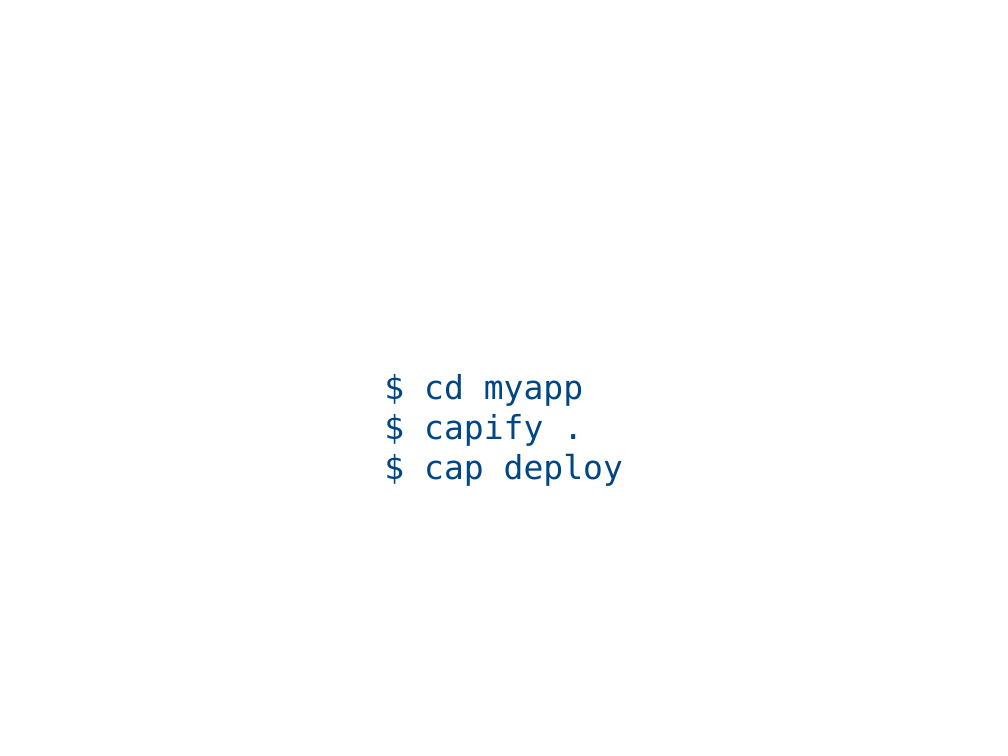
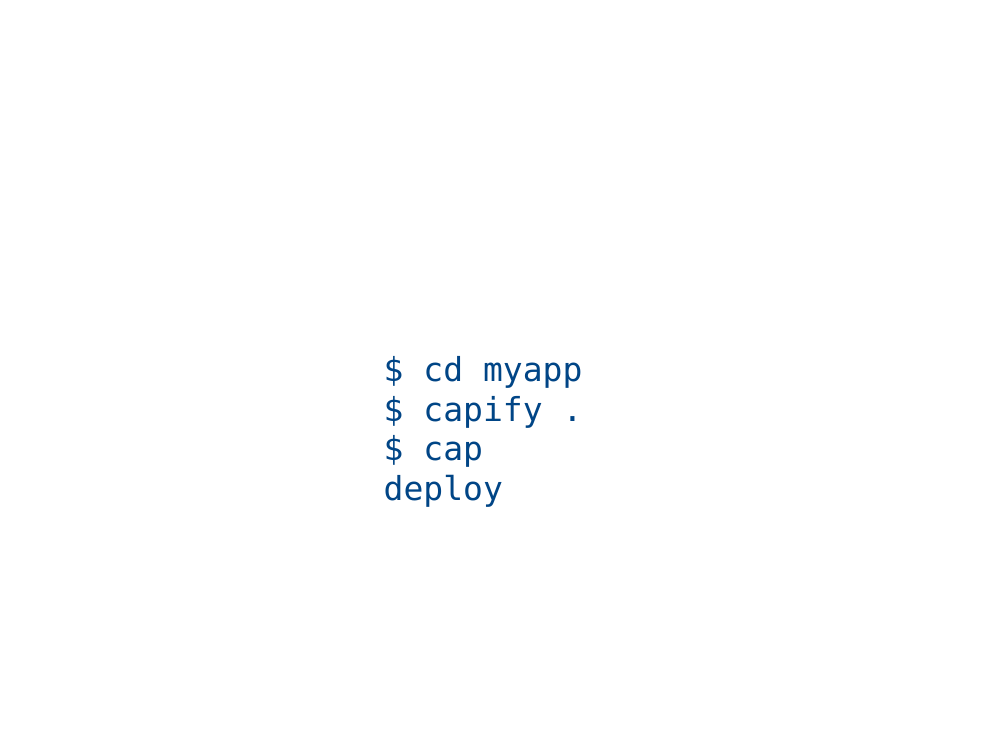
Before and after one commit to emachnic/Automating-Deployments, a slide deck: slide 18 of automating_deployments.odp. Drawn at 1008x756 pixels with LibreOffice and Linux fonts; fonts in the diff are those of the drawing; background and template pictures are left out. Boxes give left, top, right and bottom in pixels: in the first picture for what was removed or moved away, otherwise in the second. Text is boxed around its words. In the diff, an @@ line names an element or a change of style, - is before the commit and + after.

```diff
--- a/automating_deployments.odp
+++ b/automating_deployments.odp
@@ subtitle "$ cd myapp": place and size @@
-subtitle "$ cd myapp" at [424, 374, 623, 486]
+subtitle "$ cd myapp" at [384, 356, 582, 507]
@@ subtitle "$ cd myapp" at [384, 356, 582, 507]: alignment centre to left @@
```
Also in this commit, not shown: 2 other slides changed, 1 other file.
